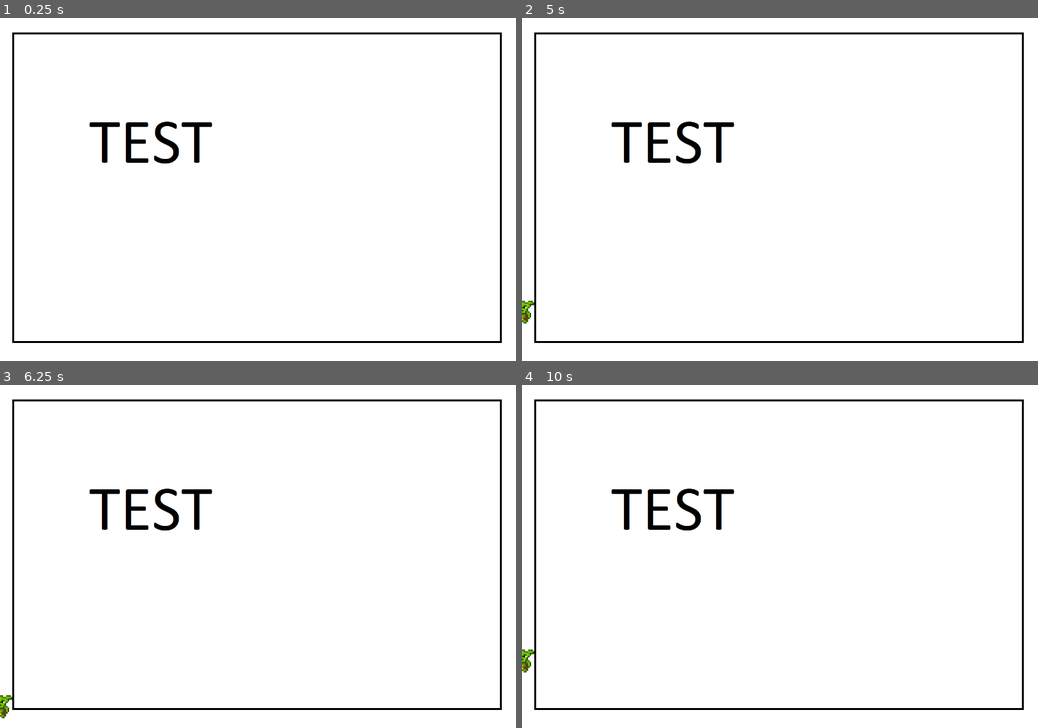
Above: before the commit, frames 1-4 (two rows, left to right).
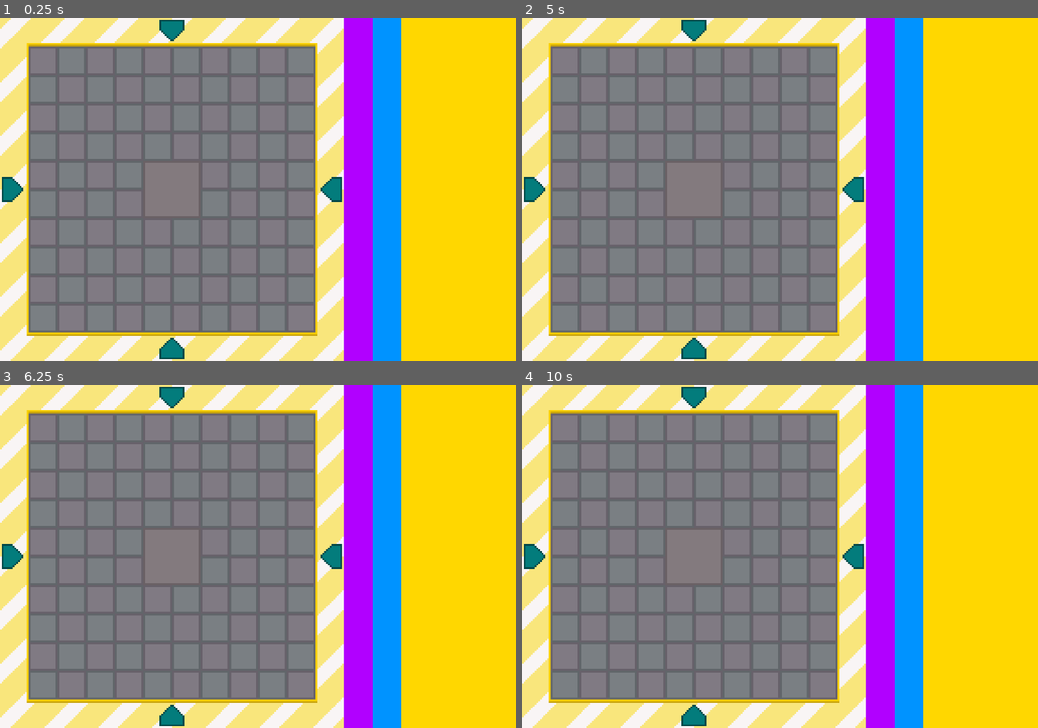
Above: after the commit, the same moments.

Repository: Evellior/GGJ22
Game: Godot game, scene res://Main.tscn
Same seed, same stepped clock (60 frames per second), same inputs: the game is played once before the commit and once after it.
Inputs:
- Up to frame 1 (0.25 s): no input
- Up to frame 2 (5 s): tap Enter at 0.5, 2, 3.5 s; tap Space at 1.25, 2.75, 4.25 s
- Up to frame 3 (6.25 s): no input
- Up to frame 4 (10 s): no input

The runs differ from the first frame. In frame 1, 94% of the frame differs, in the area x 0-100%, y 0-100%; in frame 2, 94%; in frame 3, 94%; in frame 4, 94%.

Commit message:
Updated Goblins

Diff:
--- a/Goblin.tscn
+++ b/Goblin.tscn
@@ -1,44 +1,19 @@
-[gd_scene load_steps=8 format=2]
+[gd_scene load_steps=2 format=2]
 
-[ext_resource path="res://Art/goblin_front_walkx64.png" type="Texture" id=1]
-
-[sub_resource type="AtlasTexture" id=1]
-flags = 4
-atlas = ExtResource( 1 )
-region = Rect2( 0, 0, 64, 64 )
-
-[sub_resource type="AtlasTexture" id=2]
-flags = 4
-atlas = ExtResource( 1 )
-region = Rect2( 64, 0, 64, 64 )
-
-[sub_resource type="AtlasTexture" id=3]
-flags = 4
-atlas = ExtResource( 1 )
-region = Rect2( 128, 0, 64, 64 )
-
-[sub_resource type="AtlasTexture" id=4]
-flags = 4
-atlas = ExtResource( 1 )
-region = Rect2( 192, 0, 64, 64 )
-
-[sub_resource type="SpriteFrames" id=5]
+[sub_resource type="SpriteFrames" id=1]
 animations = [ {
-"frames": [ SubResource( 1 ), SubResource( 2 ), SubResource( 3 ), SubResource( 4 ) ],
+"frames": [  ],
 "loop": true,
-"name": "default",
+"name": "Up",
 "speed": 5.0
 } ]
 
-[sub_resource type="CircleShape2D" id=6]
-radius = 25.0
-
-[node name="RigidBody2D" type="RigidBody2D"]
+[node name="Node2D" type="Node2D"]
 
 [node name="AnimatedSprite" type="AnimatedSprite" parent="."]
-frames = SubResource( 5 )
-frame = 2
-playing = true
+frames = SubResource( 1 )
+animation = "Up"
 
 [node name="CollisionShape2D" type="CollisionShape2D" parent="."]
-shape = SubResource( 6 )
+
+[node name="VisibilityNotifier2D" type="VisibilityNotifier2D" parent="."]
--- a/Main.gd
+++ b/Main.gd
@@ -1,7 +1,7 @@
 extends Node
 
 export(PackedScene) var Goblin_scene
-
+var Direction = 0
 # Declare member variables here. Examples:
 # var a = 2
 # var b = "text"
@@ -17,11 +17,27 @@
 
 
 func _on_Spawn_timeout():
-	var SpawnPoint = get_node("LeftSpawn/PathFollow2D")
+	var SpawnPoint = ""
+
+	if (Direction == 0):
+		SpawnPoint = get_node("BottomSpawn/PathFollow2D")
+
+	if (Direction == 1):
+		SpawnPoint = get_node("LeftSpawn/PathFollow2D")
+
+	if (Direction == 2):
+		SpawnPoint = get_node("RightSpawn/PathFollow2D")
+
+	if (Direction == 3):
+		SpawnPoint = get_node("TopSpawn/PathFollow2D")
+
 	SpawnPoint.offset = randi()
 
 	var Gobo = Goblin_scene.instance()
 	add_child(Gobo)
 
 	Gobo.position = SpawnPoint.position
-	pass # Replace with function body.
+
+
+func _on_SwapDirection_timeout():
+	Direction = randi() % 4
--- a/Main.tscn
+++ b/Main.tscn
@@ -1,12 +1,27 @@
-[gd_scene load_steps=5 format=2]
+[gd_scene load_steps=8 format=2]
 
-[ext_resource path="res://TEST.png" type="Texture" id=1]
+[ext_resource path="res://Art/screen_template.png" type="Texture" id=1]
 [ext_resource path="res://Goblin.tscn" type="PackedScene" id=2]
 [ext_resource path="res://Main.gd" type="Script" id=3]
 
 [sub_resource type="Curve2D" id=1]
 _data = {
-"points": PoolVector2Array( 0, 0, 0, 0, 0, 0, 0, 0, 0, 0, 0, 900 )
+"points": PoolVector2Array( 0, 0, 0, 0, 2, -2, 0, 0, 0, 0, 895, -2 )
+}
+
+[sub_resource type="Curve2D" id=2]
+_data = {
+"points": PoolVector2Array( 0, 0, 0, 0, -1, 1, 0, 0, 0, 0, -1, 902 )
+}
+
+[sub_resource type="Curve2D" id=3]
+_data = {
+"points": PoolVector2Array( 0, 0, 0, 0, -1, 902, 0, 0, 0, 0, 900, 902 )
+}
+
+[sub_resource type="Curve2D" id=4]
+_data = {
+"points": PoolVector2Array( 0, 0, 0, 0, 897, 4, 0, 0, 0, 0, 897, 902 )
 }
 
 [node name="Node2D" type="Node2D"]
@@ -21,14 +36,41 @@
 "_edit_use_anchors_": false
 }
 
-[node name="LeftSpawn" type="Path2D" parent="."]
+[node name="SwapDirection" type="Timer" parent="."]
+wait_time = 12.0
+autostart = true
+
+[node name="Spawn" type="Timer" parent="."]
+wait_time = 2.5
+autostart = true
+
+[node name="TopSpawn" type="Path2D" parent="."]
 curve = SubResource( 1 )
 
+[node name="PathFollow2D" type="PathFollow2D" parent="TopSpawn"]
+position = Vector2( 2, -2 )
+rotation = 6.08326e-08
+
+[node name="LeftSpawn" type="Path2D" parent="."]
+curve = SubResource( 2 )
+
 [node name="PathFollow2D" type="PathFollow2D" parent="LeftSpawn"]
+position = Vector2( -1, 1 )
 rotation = 1.5708
 
-[node name="Spawn" type="Timer" parent="."]
-wait_time = 5.0
-autostart = true
+[node name="BottomSpawn" type="Path2D" parent="."]
+curve = SubResource( 3 )
 
+[node name="PathFollow2D" type="PathFollow2D" parent="BottomSpawn"]
+position = Vector2( -1, 902 )
+rotation = -1.55624e-05
+
+[node name="RightSpawn" type="Path2D" parent="."]
+curve = SubResource( 4 )
+
+[node name="PathFollow2D" type="PathFollow2D" parent="RightSpawn"]
+position = Vector2( 897, 4 )
+rotation = 1.5708
+
+[connection signal="timeout" from="SwapDirection" to="." method="_on_SwapDirection_timeout"]
 [connection signal="timeout" from="Spawn" to="." method="_on_Spawn_timeout"]
Binary file added: Art/goblin_back_walkx64.png
Not shown, added: Art/goblin_back_walkx64.png.import
Binary file added: Art/goblin_left_walkx64.png
Not shown, added: Art/goblin_left_walkx64.png.import
Binary file added: Art/goblin_right_walkx64.png
Not shown, changed: Art/goblin_right_walkx64.png.import
Binary file added: Art/screen_template.png
Not shown, added: Art/screen_template.png.import
Binary file added: Art/tower_thumperx64.png
Not shown, added: Art/tower_thumperx64.png.import
Binary file removed: TEST.png
